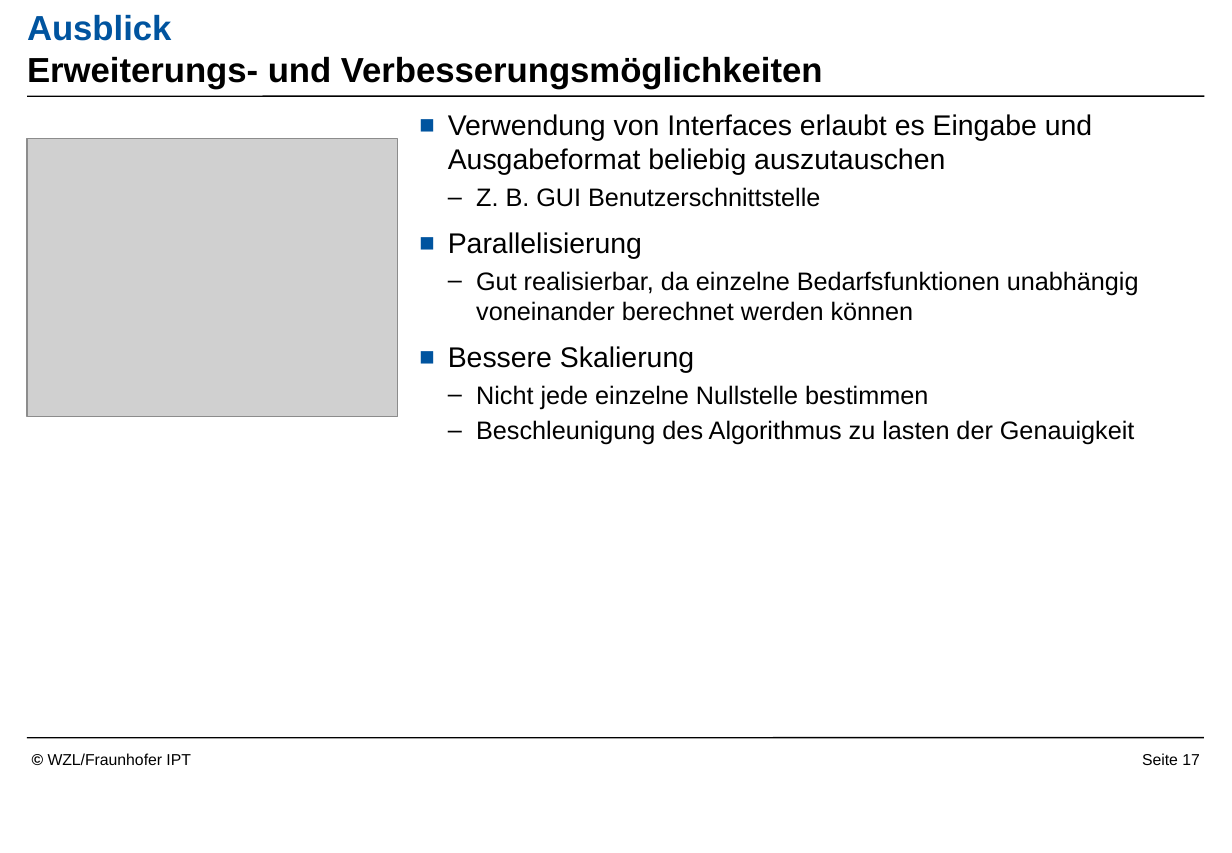
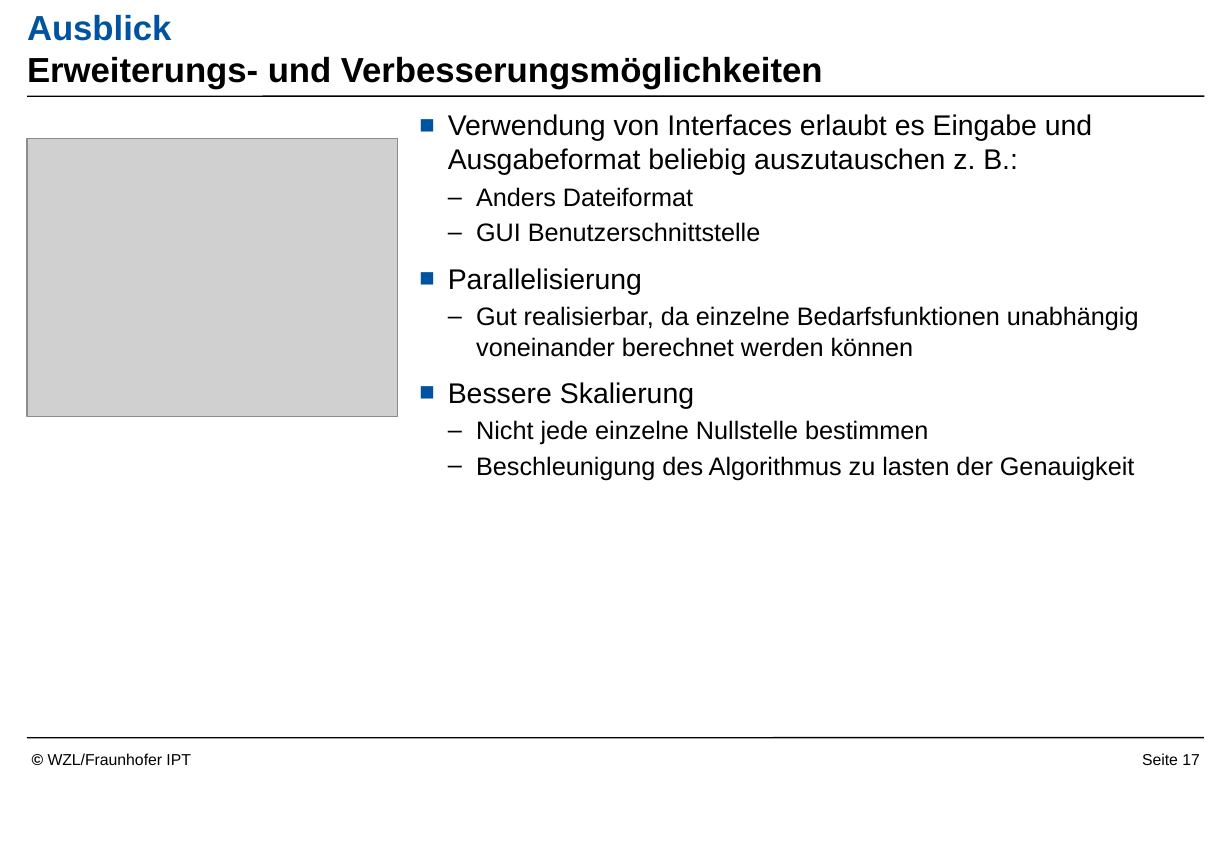
Before and after one commit to Readock/IHK2017, a slide deck: slide 17 of Vortrag/TemplateWZLElements.pptx. Drawn at 1232x853 pixels with LibreOffice and Linux fonts; fonts in the diff are those of the drawing; grey boxes stand for pictures; background and template pictures are left out. Boxes give left, top, right and bottom in pixels: in the first picture for what was removed or moved away, otherwise in the second. Text is boxed around its words. In the diff, an @@ line names an element or a change of style, - is before the commit and + after.

```diff
--- a/Vortrag/TemplateWZLElements.pptx
+++ b/Vortrag/TemplateWZLElements.pptx
@@ text at box(448, 114, 1092, 242): text changed @@
-■ Verwendung von Interfaces erlaubt es Eingabe und Ausgabeformat beliebig auszutauschen
-  – Z. B. GUI Benutzerschnittstelle
+■ Verwendung von Interfaces erlaubt es Eingabe und Ausgabeformat beliebig auszutauschen z. B.:
+  – Anders Dateiformat
+  – GUI Benutzerschnittstelle
```
Also in this commit, not shown: 3 other slides changed.
